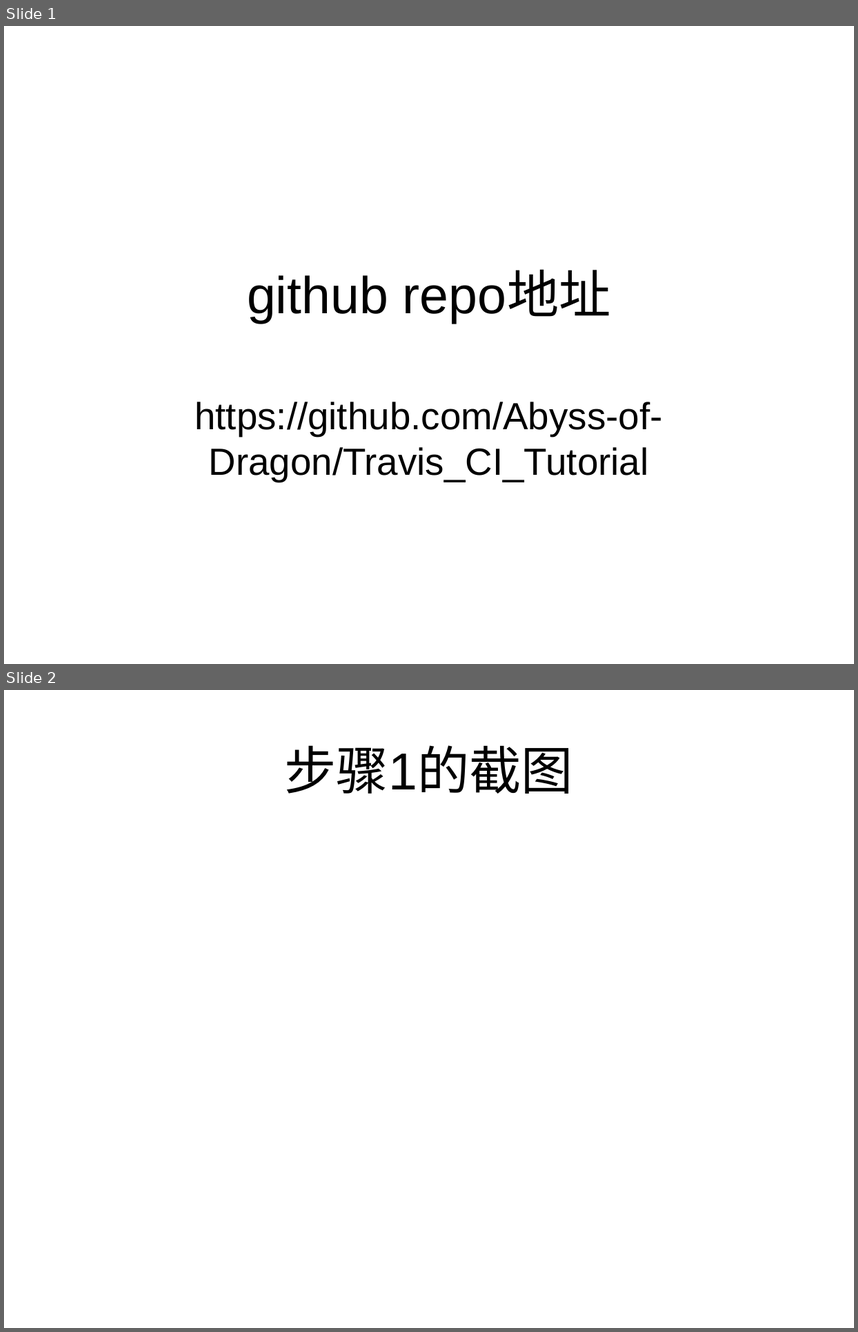
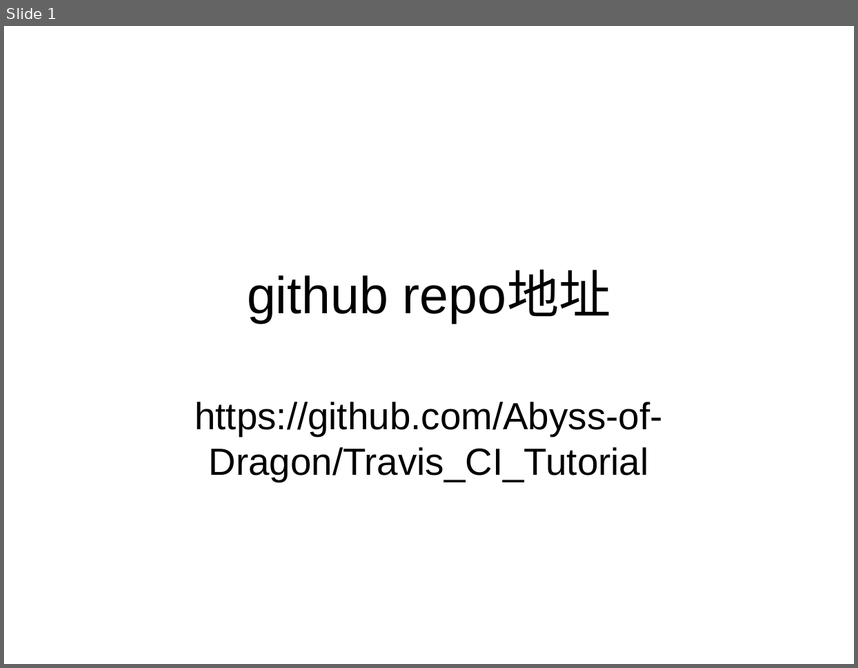
Before and after one commit to Abyss-of-Dragon/Cjjpsz, a slide deck: assignments/A7_10195101542_蒋子仪/A7.ppt. Shown one above the other, each under a label of ours: slides 1 and 2 before the commit, slide 1 after it. The pictures are 858x1332 and 858x668 pixels, drawn with LibreOffice and Linux fonts; fonts in the diff are those of the drawing. Boxes give left, top, right and bottom in pixels: in the first picture for what was removed or moved away, otherwise in the second. Text is boxed around its words. In the diff, an @@ line names an element or a change of style, - is before the commit and + after.

```diff
--- a/assignments/A7_10195101542_蒋子仪/A7.ppt
+++ b/assignments/A7_10195101542_蒋子仪/A7.ppt
@@ slide 2 removed at (4, 690, 854, 1328), background #FFFFFF @@
@@ title removed at (285, 745, 573, 793) @@
-步骤1的截图
```
Also in this commit, not shown: 3 slides changed.
